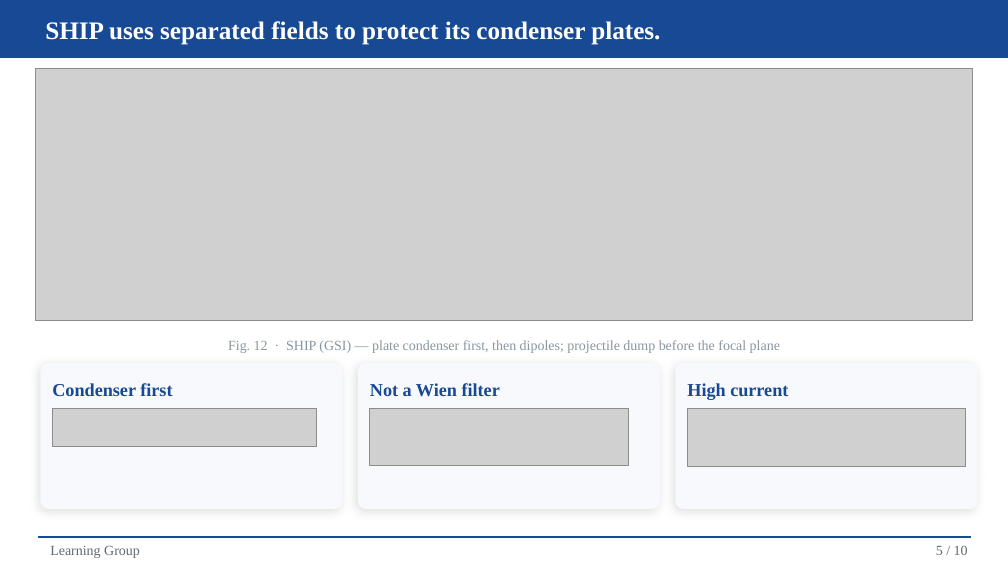
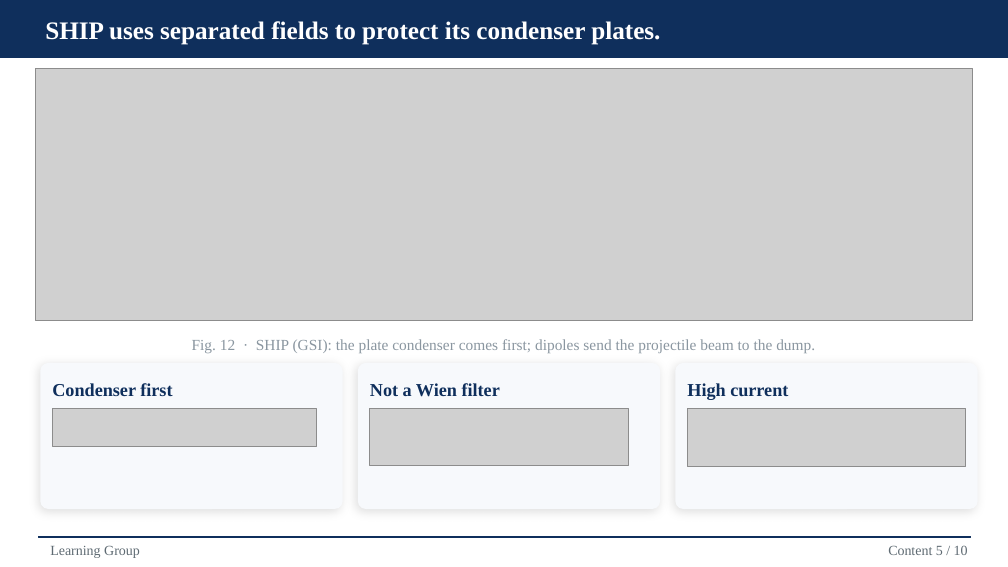
Before and after one commit to Edfghdrtxxx/OrbitOS, a slide deck: slide 10 of 70_Presentations/717_Learning Group-20260916/Velocity Filters Human.pptx. Drawn at 1008x567 pixels with LibreOffice and Linux fonts; fonts in the diff are those of the drawing; grey boxes stand for pictures. Boxes give left, top, right and bottom in pixels: in the first picture for what was removed or moved away, otherwise in the second. Text is boxed around its words. In the diff, an @@ line names an element or a change of style, - is before the commit and + after.

```diff
--- a/70_Presentations/717_Learning Group-20260916/Velocity Filters Human.pptx
+++ b/70_Presentations/717_Learning Group-20260916/Velocity Filters Human.pptx
@@ rectangle at [0,0,1008,57]: fill #174994 to #0F2F5C; outline #174994 1 pt to #0F2F5C 1 pt @@
@@ text at [192,339,815,353]: text changed; size 10 to 11 pt @@
-Fig. 12 · SHIP (GSI) — plate condenser first, then dipoles; projectile dump before the focal plane
+Fig. 12 · SHIP (GSI): the plate condenser comes first; dipoles send the projectile beam to the dump.
@@ text colour #174994 to #0F2F5C in 3 elements at [52,383,172,396], [370,383,500,397], [687,383,788,400] @@
@@ rectangle at [38,536,971,537]: fill #174994 to #0F2F5C; outline #174994 1 pt to #0F2F5C 1 pt @@
@@ text at [888,546,968,555]: text changed @@
-5 / 10
+Content 5 / 10
```
Also in this commit, not shown: 15 other slides changed, 2 slides added, 2 slides removed, 46 other files.
